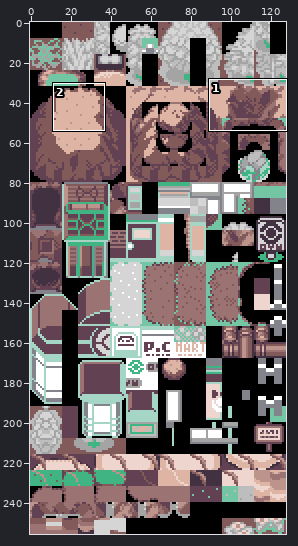
One commit to this sprite sheet: data/tilesets/primary/general/tiles.png. The first picture is a wide view before the edit; the outline marks the close-up.
Close-up. First the earlier version:
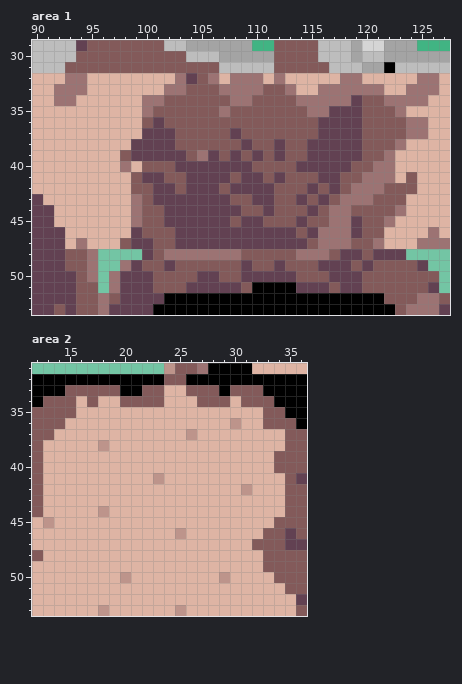
The file is 128x256 pixels. Shown: area 1: x 90..127, y 29..53; area 2: x 12..36, y 31..53. The commit also changed other parts of the picture, which this record leaves out.
New version:
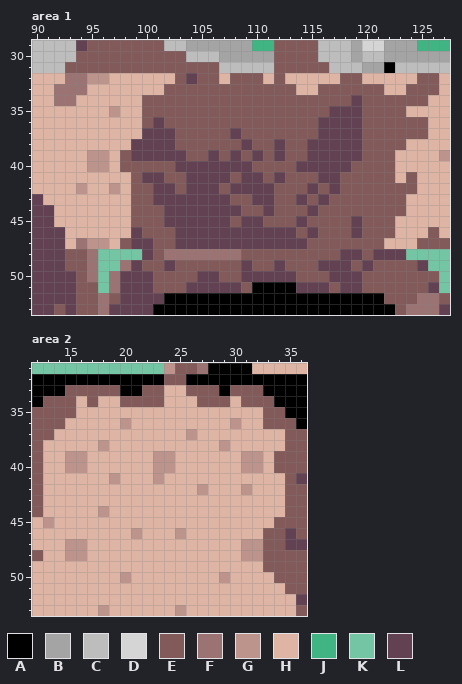
Palette (. is transparent): A #000000  B #a4a4a4  C #bdbdbd  D #d5d5d5  E #835a5a  F #9c7373  G #bd948b  H #deb4a4  J #41b483  K #73c5a4  L #624152
What changed:
Area 1:
y 32: x 95..96 HH -> GG; x 103 F -> E; x 106 F -> E; x 108..110 FFF -> EEE; x 112 F -> E; x 118..119 FF -> EE; x 125..126 FF -> EE
y 33: x 102..103 FF -> EE; x 107..110 FFFF -> EEEE; x 113 F -> E; x 116..121 FFFFFF -> EEEEEE; x 124..126 FFF -> EEE
y 34: x 100..101 FF -> EE; x 108..109 FF -> EE; x 114..118 FFFFF -> EEEEE; x 122..125 FFFF -> EEEE
y 35: x 97 H -> G; x 100 F -> E; x 107 F -> E; x 115..116 FF -> EE; x 123 F -> E
y 36..37: x 124..125 FF -> EE
y 38: x 123 F -> E
y 39: x 95..96 HH -> GG; x 105 F -> E; x 122 F -> E; x 127 H -> G
y 40: x 95..96 HH -> GG; x 98..99 FH -> EE; x 121..122 FF -> EE
y 41: x 120..122 FFF -> EEE
y 42: x 94 H -> G; x 97 H -> G; x 119..121 FFF -> EEE
y 43: x 99 F -> E; x 118..120 FFF -> EEE
y 44: x 99 F -> E; x 117..118 FF -> EE; x 123 F -> E
y 45: x 99 F -> E; x 117..118 FF -> EE; x 122 F -> E
y 46: x 116..118 FFF -> EEE; x 122 H -> E; x 126 F -> E
y 47: x 95..96 HH -> GG; x 116..118 FFF -> EEE; x 121 F -> E; x 125..127 FFF -> EEE
y 48: x 114..116 FFF -> EEE
Area 2:
y 36: x 20 H -> G
y 38: x 29 H -> G
y 39..40: x 15..16 HH -> GG; x 23..24 HH -> GG; x 31..32 HH -> GG
y 41: x 19 H -> G
y 42: x 27 H -> G
y 46: x 21 H -> G
y 47: x 15..16 HH -> GG; x 31..32 HE -> GG
y 48: x 15..16 HH -> GG; x 31..32 HH -> GG
Boxes around the changes in both close-ups, in picture pixels (x1, y1, x2, y2):
changed: (76, 73, 450, 260)
changed: (65, 418, 263, 495)
changed: (131, 528, 142, 539)
changed: (65, 539, 87, 561)
changed: (241, 539, 263, 561)
